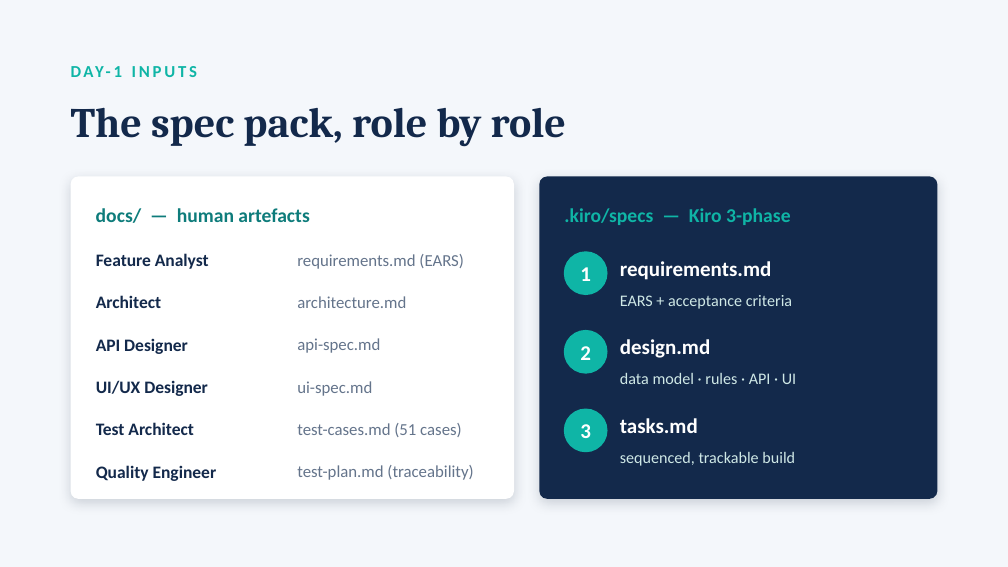
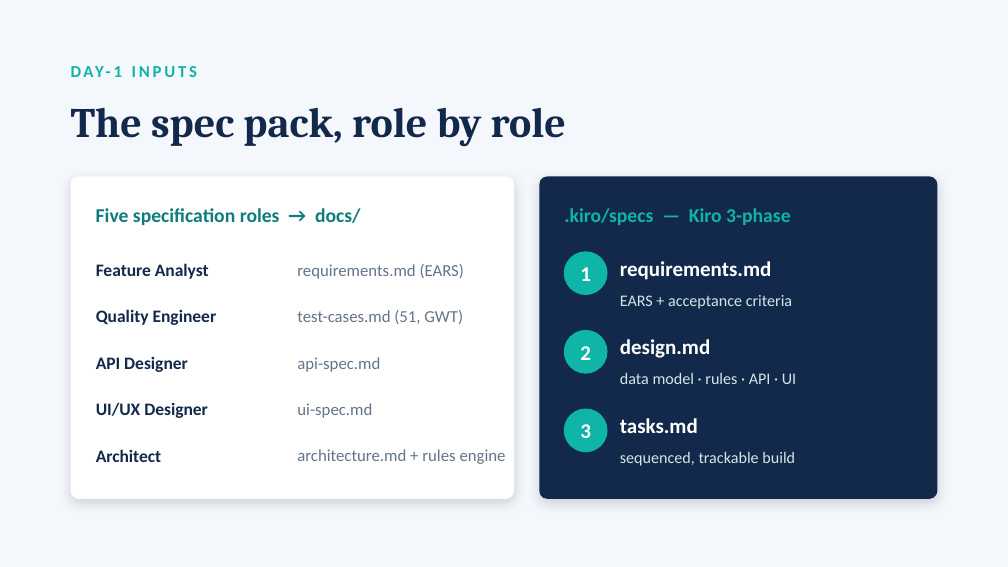
Before and after one commit to black2be/Payment-Dispute-Triage, a slide deck: slide 5 of docs/Payment-Triage-Harness.pptx. Drawn at 1008x567 pixels with LibreOffice and Linux fonts; fonts in the diff are those of the drawing. Boxes give left, top, right and bottom in pixels: in the first picture for what was removed or moved away, otherwise in the second. Text is boxed around its words. In the diff, an @@ line names an element or a change of style, - is before the commit and + after.

```diff
--- a/docs/Payment-Triage-Harness.pptx
+++ b/docs/Payment-Triage-Harness.pptx
@@ text at box(96, 208, 361, 225): text changed @@
-docs/ — human artefacts
+Five specification roles → docs/
@@ text "Feature Analyst": place and size @@
-text "Feature Analyst" at box(96, 253, 209, 269)
+text "Feature Analyst" at box(96, 263, 209, 279)
@@ text "requirements.md (EARS)": place and size @@
-text "requirements.md (EARS)" at box(297, 254, 463, 269)
+text "requirements.md (EARS)" at box(297, 264, 464, 279)
@@ text "Quality Engineer": place and size @@
-text "Quality Engineer" at box(96, 465, 217, 481)
+text "Quality Engineer" at box(96, 309, 217, 325)
@@ text removed at box(96, 295, 161, 308) @@
-Architect
@@ text at box(297, 310, 463, 324): text changed @@
-test-cases.md (51 cases)
+test-cases.md (51, GWT)
@@ text "API Designer": place and size @@
-text "API Designer" at box(96, 338, 188, 354)
+text "API Designer" at box(96, 356, 188, 372)
@@ text "api-spec.md": place and size @@
-text "api-spec.md" at box(297, 338, 380, 353)
+text "api-spec.md" at box(297, 357, 380, 372)
@@ text "UI/UX Designer": place and size @@
-text "UI/UX Designer" at box(96, 380, 208, 396)
+text "UI/UX Designer" at box(96, 402, 208, 418)
@@ text "ui-spec.md": place and size @@
-text "ui-spec.md" at box(297, 381, 372, 396)
+text "ui-spec.md" at box(297, 403, 372, 418)
@@ text at box(96, 449, 161, 462): text changed @@
-Test Architect
+Architect
@@ text at box(297, 449, 506, 464): text changed @@
-architecture.md
+architecture.md + rules engine
@@ text removed at box(297, 465, 473, 480) @@
-test-plan.md (traceability)
```
Also in this commit, not shown: 1 other slide changed, 7 other files.
